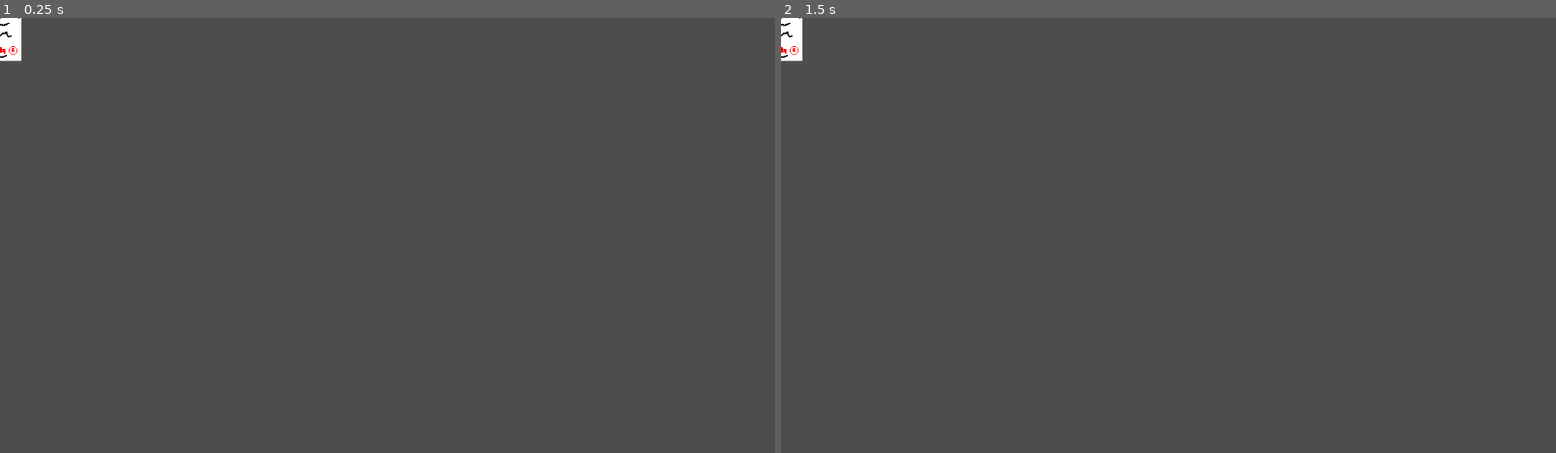
Above: before the commit, frames 1-2 (left to right).
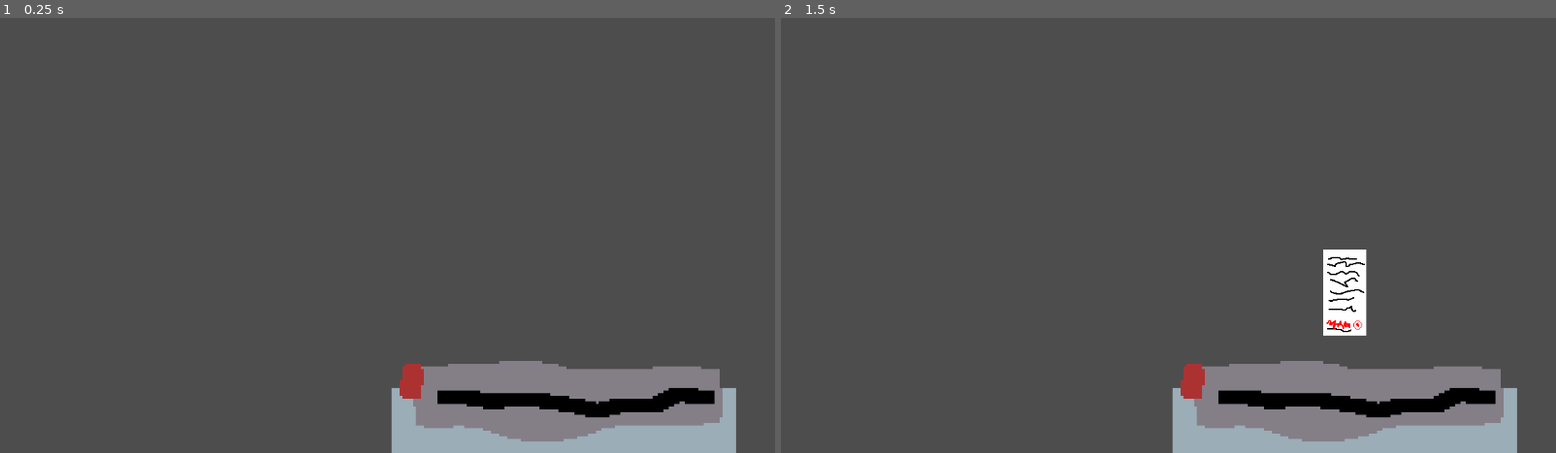
Above: after the commit, the same moments.

Repository: AdmiralOctavius/MailManagerProject
Game: Godot game, scene res://room.tscn
Same seed, same stepped clock (60 frames per second), same inputs: the game is played once before the commit and once after it. Before the commit the project has no main scene; this scene is started directly in both runs.
Inputs (mouse positions are in pixels of both pictures, inside the frame that each line leads up to):
- Up to frame 1 (0.25 s): no input
- Up to frame 2 (1.5 s): tap Enter at 0.5 s; move the mouse to (1339, 213) at 0.52 s; press the mouse at (1339, 213) at 0.53 s; tap Space (Print, bound only after the commit) at 0.8, 1.25, 1.35 s; move the mouse to (1013, 257) at 1.27 s; release the mouse at (1013, 257) at 1.28 s

The runs differ from the first frame. In frame 1, 9.0% of the frame differs, in the area x 0-95%, y 0-100%; in frame 2, 10%.

Commit message:
Created Printer script and printer page

Diff:
--- /dev/null
+++ b/page_template.tscn
@@ -0,0 +1,21 @@
+[gd_scene load_steps=4 format=3 uid="uid://dhvniwesop6ir"]
+
+[ext_resource type="Script" uid="uid://ciev61vpun3r3" path="res://window.gd" id="1_dghux"]
+[ext_resource type="Texture2D" uid="uid://1wnumqec4qtk" path="res://testletter.png" id="2_m7fwt"]
+
+[sub_resource type="RectangleShape2D" id="RectangleShape2D_88gup"]
+size = Vector2(64, 128)
+
+[node name="PageTemplate" type="Node2D"]
+script = ExtResource("1_dghux")
+
+[node name="Sprite2D" type="Sprite2D" parent="."]
+texture = ExtResource("2_m7fwt")
+
+[node name="Area2D" type="Area2D" parent="."]
+
+[node name="CollisionShape2D" type="CollisionShape2D" parent="Area2D"]
+shape = SubResource("RectangleShape2D_88gup")
+
+[connection signal="mouse_entered" from="Area2D" to="." method="_on_window_mouse_entered"]
+[connection signal="mouse_exited" from="Area2D" to="." method="_on_window_mouse_exited"]
--- /dev/null
+++ b/printer.gd
@@ -0,0 +1,25 @@
+extends Node2D
+
+var document = load("res://page_template.tscn")
+@export var spawn_scene: PackedScene
+@export var scene_root: Node2D
+var printerEnd: Node2D
+
+func _ready():
+	printerEnd = get_child(0)
+
+func get_input():
+	if Input.is_action_pressed("Print"):
+		print_debug("Mouse click recieved")
+		printDocument(spawn_scene)
+
+
+func printDocument(_spawn_scene := spawn_scene) -> void:
+	var page := _spawn_scene.instantiate() as Node2D
+
+	scene_root.add_child(page)
+
+	page.global_position = printerEnd.global_position
+
+func _process(delta: float) -> void:
+	get_input()
--- a/project.godot
+++ b/project.godot
@@ -11,8 +11,22 @@
 [application]
 
 config/name="MailManagerProject"
+run/main_scene="uid://dlx1v37kb8135"
 config/features=PackedStringArray("4.4", "GL Compatibility")
 config/icon="res://icon.svg"
+
+[input]
+
+Click={
+"deadzone": 0.2,
+"events": [Object(InputEventMouseButton,"resource_local_to_scene":false,"resource_name":"","device":-1,"window_id":0,"alt_pressed":false,"shift_pressed":false,"ctrl_pressed":false,"meta_pressed":false,"button_mask":0,"position":Vector2(0, 0),"global_position":Vector2(0, 0),"factor":1.0,"button_index":1,"canceled":false,"pressed":false,"double_click":false,"script":null)
+]
+}
+Print={
+"deadzone": 0.2,
+"events": [Object(InputEventKey,"resource_local_to_scene":false,"resource_name":"","device":-1,"window_id":0,"alt_pressed":false,"shift_pressed":false,"ctrl_pressed":false,"meta_pressed":false,"pressed":false,"keycode":0,"physical_keycode":32,"key_label":0,"unicode":32,"location":0,"echo":false,"script":null)
+]
+}
 
 [rendering]
 
--- a/room.tscn
+++ b/room.tscn
@@ -1,8 +1,21 @@
-[gd_scene load_steps=2 format=3 uid="uid://dlx1v37kb8135"]
+[gd_scene load_steps=4 format=3 uid="uid://dlx1v37kb8135"]
 
-[ext_resource type="Texture2D" uid="uid://1wnumqec4qtk" path="res://testletter.png" id="1_88gup"]
+[ext_resource type="PackedScene" uid="uid://dhvniwesop6ir" path="res://page_template.tscn" id="1_88gup"]
+[ext_resource type="Script" uid="uid://4uba4teqpayp" path="res://printer.gd" id="2_4o3f6"]
+[ext_resource type="Texture2D" uid="uid://dskpuhwit1nob" path="res://PrinterDraft.png" id="2_bisa2"]
 
 [node name="Room" type="Node2D"]
 
-[node name="Sprite2D" type="Sprite2D" parent="."]
-texture = ExtResource("1_88gup")
+[node name="Printer" type="Node2D" parent="." node_paths=PackedStringArray("scene_root")]
+position = Vector2(838, 551)
+script = ExtResource("2_4o3f6")
+spawn_scene = ExtResource("1_88gup")
+scene_root = NodePath("..")
+
+[node name="SpawnerEndPoint" type="Node2D" parent="Printer"]
+position = Vector2(0, -142)
+
+[node name="SpawnerStartPoint" type="Node2D" parent="Printer"]
+
+[node name="Sprite2D" type="Sprite2D" parent="Printer"]
+texture = ExtResource("2_bisa2")
--- /dev/null
+++ b/window.gd
@@ -0,0 +1,22 @@
+extends Node2D
+
+var mouseOver : bool
+var mousePos : Vector2 = Vector2.ZERO
+var difference :Vector2
+
+func _on_window_mouse_entered() -> void:
+	mouseOver = true
+
+func _on_window_mouse_exited() -> void:
+	mouseOver = false
+
+func _process(delta: float) -> void:
+	difference = mousePos - get_global_mouse_position()
+
+	#if Input.is_action_pressed("Click"):
+		#print_debug("Mouse click recieved")
+
+	if Input.is_action_pressed("Click") and mouseOver and difference != Vector2.ZERO:
+		global_position -= difference
+
+	mousePos = get_global_mouse_position()
Binary file added: PrinterDraft.png
Not shown, added: PrinterDraft.png.import
Not shown, added: printer.gd.uid
Not shown, added: window.gd.uid
